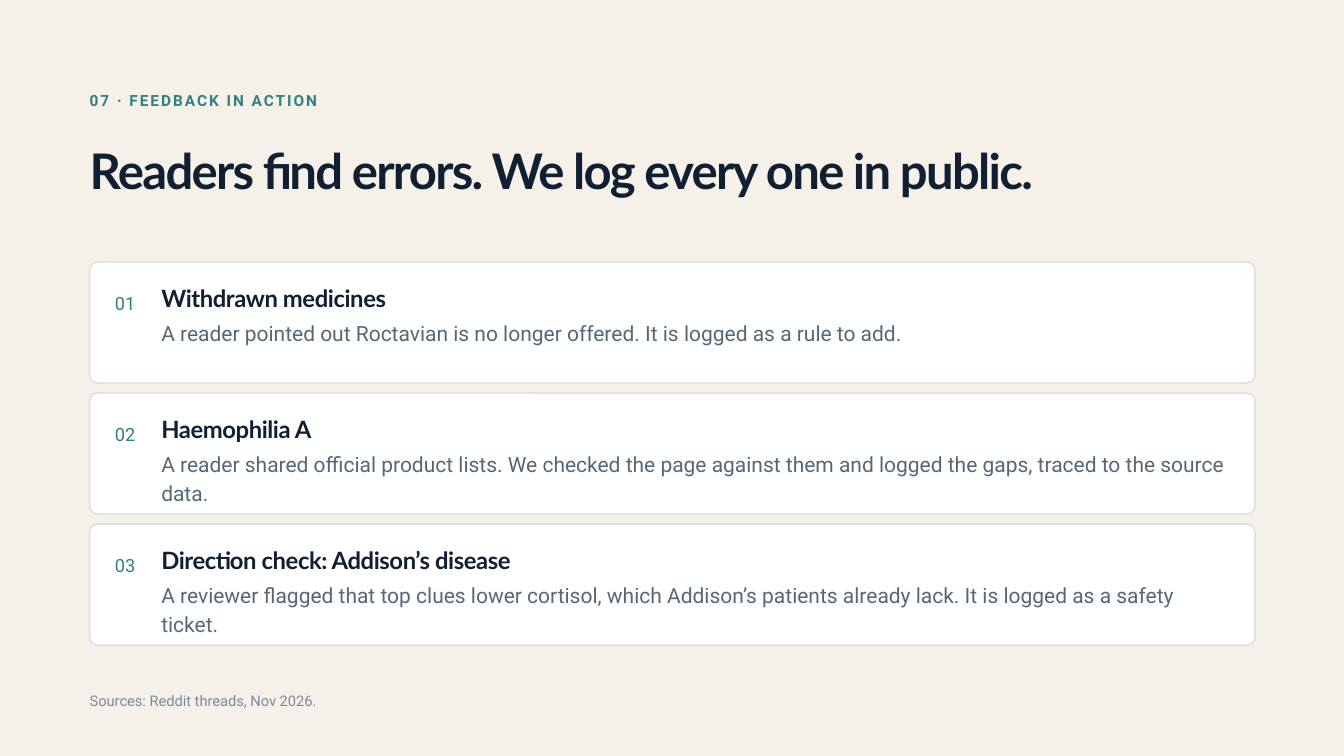
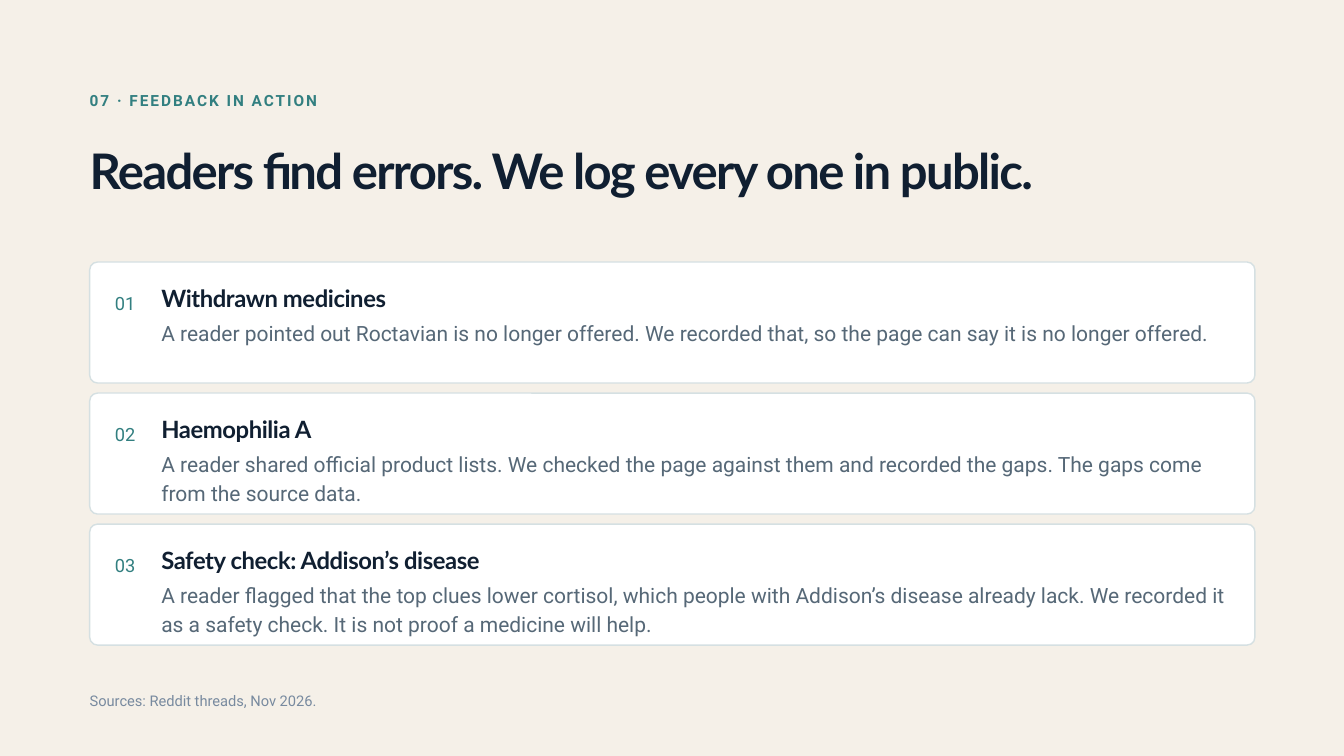
Before and after one commit to Moonlight-Clues/moonlight, a slide deck: slide 8 of docs/pitch/moonlight-deck-doctors-19nov.pptx. Drawn at 1344x756 pixels with LibreOffice and Linux fonts; fonts in the diff are those of the drawing. Boxes give left, top, right and bottom in pixels: in the first picture for what was removed or moved away, otherwise in the second. Text is boxed around its words. In the diff, an @@ line names an element or a change of style, - is before the commit and + after.

```diff
--- a/docs/pitch/moonlight-deck-doctors-19nov.pptx
+++ b/docs/pitch/moonlight-deck-doctors-19nov.pptx
@@ text at (x1=161, y1=325, x2=1208, y2=346): text changed @@
-A reader pointed out Roctavian is no longer offered. It is logged as a rule to add.
+A reader pointed out Roctavian is no longer offered. We recorded that, so the page can say it is no longer offered.
@@ text at (x1=161, y1=456, x2=1201, y2=501): text changed @@
-A reader shared official product lists. We checked the page against them and logged the gaps, traced to the source data.
+A reader shared official product lists. We checked the page against them and recorded the gaps. The gaps come from the source data.
@@ text at (x1=161, y1=550, x2=1224, y2=637): text changed @@
-Direction check: Addison’s disease
-A reviewer flagged that top clues lower cortisol, which Addison’s patients already lack. It is logged as a safety ticket.
+Safety check: Addison’s disease
+A reader flagged that the top clues lower cortisol, which people with Addison’s disease already lack. We recorded it as a safety check. It is not proof a medicine will help.
```
Also in this commit, not shown: 6 other slides changed, 1 other file.
